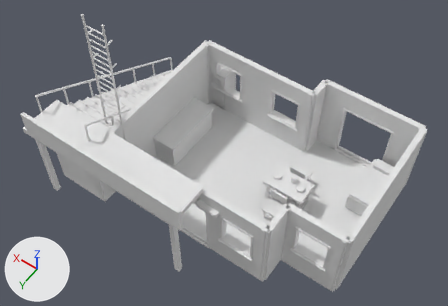
The OBJ model vesper-glassworks-r1/Assets/workers-cooperative-ground.obj as it was, and as the next commit left it.
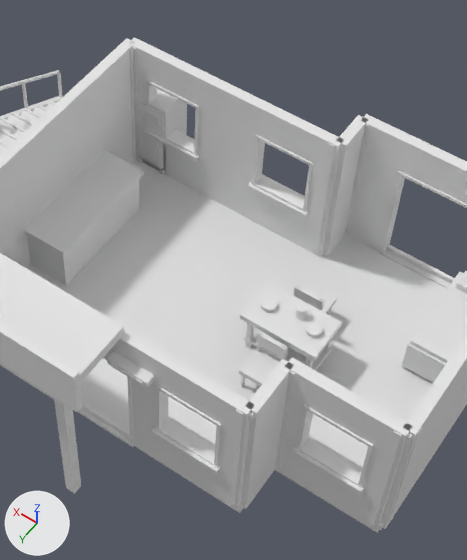
There are two pictures of each version: one whole from a camera (50 mm lens) standing at (-6.25, 11.09, 18.29) and looking at (0.69, 1.38, 3.04), one close up on the part from 31% to 84% of the width and 7% to 100% of the height. Lighting does not change. The marker at lower left points along +X, +Y and +Z. The first two pictures are the older version. Where no turn or scale is listed for an object, it has been applied to the vertices.

Names of what the first close-up shows: 'workers-cooperative-ground'.
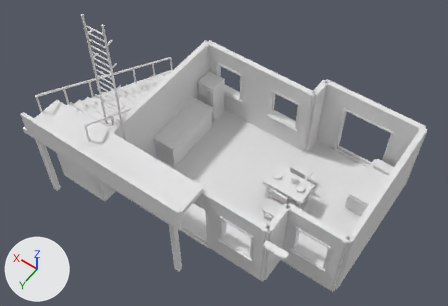
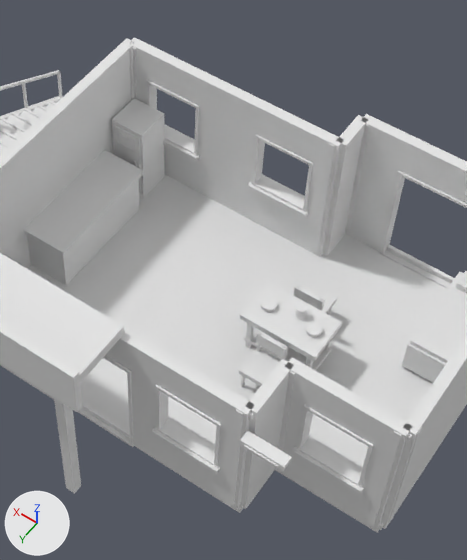
The change, as JSON lines over the scene's bpy script:
```json
{"block": "me_workers_cooperative_ground", "where": "me_workers_cooperative_ground.from_pydata(...)  # 2853 vertices, 4800 faces; spans x -4.12..6.3, y -3.13..4.56, z 0.0..7.3"}
{"block": "me_workers_cooperative_ground", "where": "# used by ob_workers_cooperative_ground; location = (0.0, 0.0, 0.0)"}
{"block": "me_workers_cooperative_ground", "change": "me_workers_cooperative_ground part 1: the loose piece of 8 vertices spanning x -0.38..0.38, y 3.08..3.28, z 2.69..2.81 is moved by (-2.4, 0.0, 0.0)"}
{"block": "me_workers_cooperative_ground", "change": "me_workers_cooperative_ground part 2: the loose piece of 8 vertices spanning x -0.29..0.29, y 3.28..3.3, z 2.71..2.77 is moved by (-2.4, 0.0, 0.0)"}
{"block": "me_workers_cooperative_ground", "change": "me_workers_cooperative_ground part 3: the loose piece of 8 vertices spanning x 3.15..3.85, y -2.85..-2.15, z 0.25..2.0 is moved by (0.0, 0.75, 0.0)"}
{"block": "me_workers_cooperative_ground", "change": "me_workers_cooperative_ground part 4: the loose piece of 12 vertices spanning x 3.2..3.8, y -2.15..-2.12, z 0.41..1.91 is moved by (0.0, 0.75, 0.0)"}
{"block": "me_workers_cooperative_ground", "change": "me_workers_cooperative_ground part 5: the loose piece of 8 vertices spanning x 3.29..3.71, y -2.13..-2.1, z 1.54..1.55 is moved by (0.0, 0.75, 0.0)"}
{"block": "me_workers_cooperative_ground", "change": "me_workers_cooperative_ground part 6: the loose piece of 8 vertices spanning x 3.29..3.71, y -2.13..-2.1, z 1.59..1.61 is moved by (0.0, 0.75, 0.0)"}
{"block": "me_workers_cooperative_ground", "change": "me_workers_cooperative_ground part 7: the loose piece of 8 vertices spanning x 3.29..3.71, y -2.13..-2.1, z 1.65..1.66 is moved by (0.0, 0.75, 0.0)"}
{"block": "me_workers_cooperative_ground", "change": "me_workers_cooperative_ground part 8: the loose piece of 8 vertices spanning x 3.29..3.71, y -2.13..-2.1, z 1.7..1.72 is moved by (0.0, 0.75, 0.0)"}
{"block": "me_workers_cooperative_ground", "change": "me_workers_cooperative_ground part 9: the loose piece of 8 vertices spanning x 3.29..3.71, y -2.13..-2.1, z 1.76..1.77 is moved by (0.0, 0.75, 0.0)"}
```

Location of each change, [x1, y1, x2, y2] in pixels of the close-ups (467 x 560 px; the box of a moved part takes in the faces that stretch with it):
```json
{"part": 1, "of": "me_workers_cooperative_ground", "change": "moved or reshaped", "before": [107, 351, 154, 388], "after": [240, 431, 292, 471]}
{"part": 2, "of": "me_workers_cooperative_ground", "change": "moved or reshaped", "before": [111, 363, 143, 385], "after": [244, 445, 279, 468]}
{"part": 3, "of": "me_workers_cooperative_ground", "change": "moved or reshaped", "before": [137, 89, 187, 171], "after": [112, 98, 164, 198]}
{"part": 4, "of": "me_workers_cooperative_ground", "change": "moved or reshaped", "before": [137, 101, 164, 169], "after": [113, 125, 141, 192]}
{"part": 5, "of": "me_workers_cooperative_ground", "change": "moved or reshaped", "before": [140, 118, 159, 128], "after": [117, 141, 136, 151]}
{"part": 6, "of": "me_workers_cooperative_ground", "change": "moved or reshaped", "before": [140, 116, 159, 126], "after": [117, 139, 136, 149]}
{"part": 7, "of": "me_workers_cooperative_ground", "change": "moved or reshaped", "before": [140, 113, 159, 124], "after": [117, 137, 135, 147]}
{"part": 8, "of": "me_workers_cooperative_ground", "change": "moved or reshaped", "before": [140, 111, 159, 122], "after": [117, 135, 135, 145]}
{"part": 9, "of": "me_workers_cooperative_ground", "change": "moved or reshaped", "before": [140, 109, 159, 119], "after": [117, 133, 135, 143]}
```
